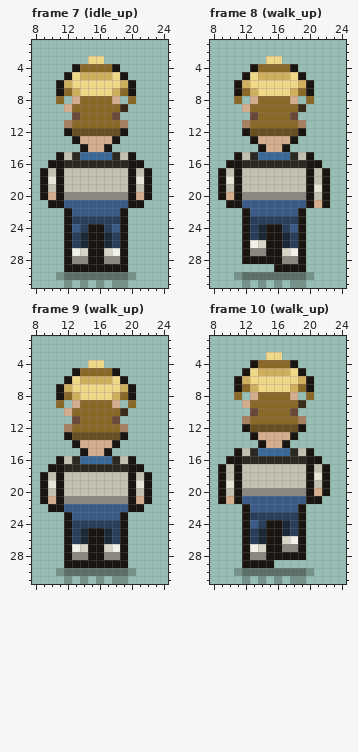
Two versions of one pixel-art file, public/sprites/agents/sofia_petrov_sheet.aseprite. That is the earlier state.
32x32 pixels, 11 frames. Colours within 5 levels of each other are drawn and written as one. Shown: frame 7 (idle_up): x 8..24, y 1..31; frame 8 (walk_up): x 8..24, y 1..31; frame 9 (walk_up): x 8..24, y 1..31; frame 10 (walk_up): x 8..24, y 1..31. The commit also changed other frames, which this record leaves out.
Once edited:
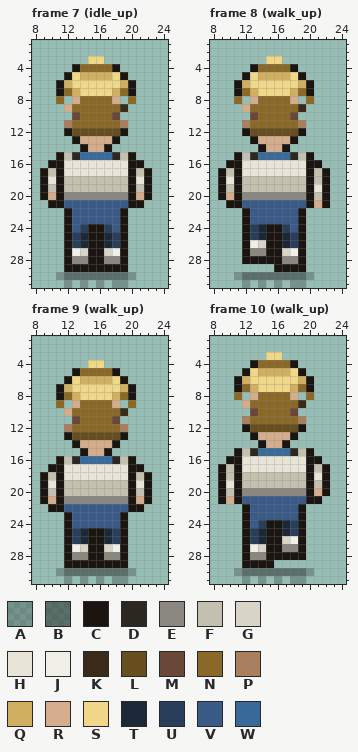
Palette (. is transparent): A #0a08063c  B #0a08066e  C #1a1510  D #2a2820  E #8a8880  F #c4c0b0  G #d8d4c8  H #e8e4d8  J #f0f0e8  K #3a2a1a  L #674e1e  M #6a4838  N #8a6828  P #a88060  Q #d0b060  R #d4ad8c  S #f0d888  T #1a2838  U #283e5a  V #3a5a88  W #3a6a98
Change:
Changed rows in their new state; - is an unchanged pixel.
Frame 7 (idle_up):
first column x 12:
16 HHHHHHHH
17 HHHHHHHH
first column x 13:
23 VVVVVV
Frame 8 (walk_up): the same change as frame 7 (idle_up)
Frame 9 (walk_up):
first column x 12:
17 HHHHHHHH
18 HHHHHHHH
first column x 13:
24 VVVVVV
Frame 10 (walk_up): the same change as frame 7 (idle_up)
